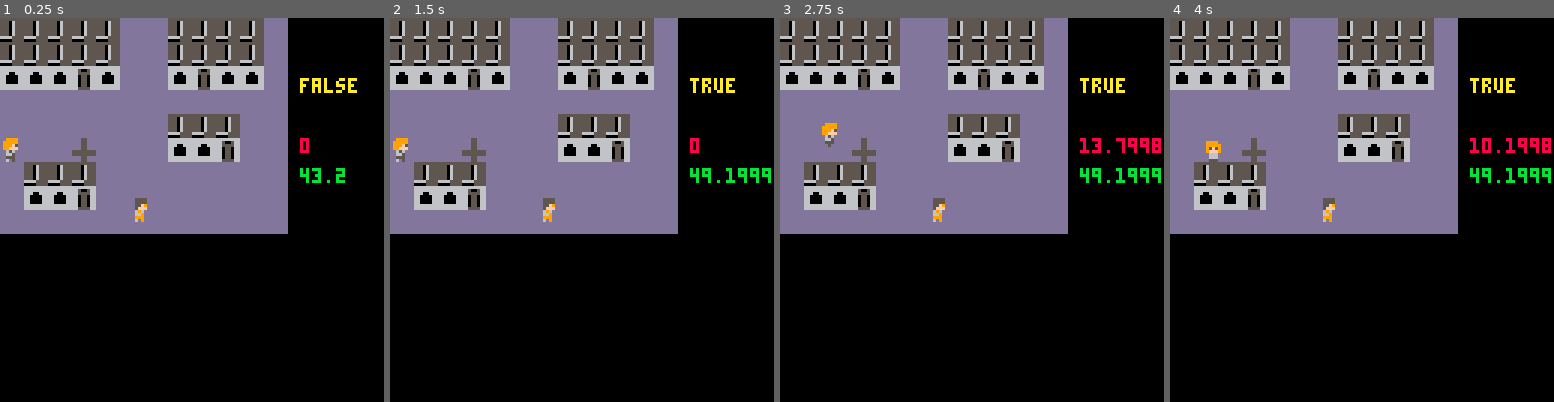
Above: before the commit, frames 1-4 (left to right).
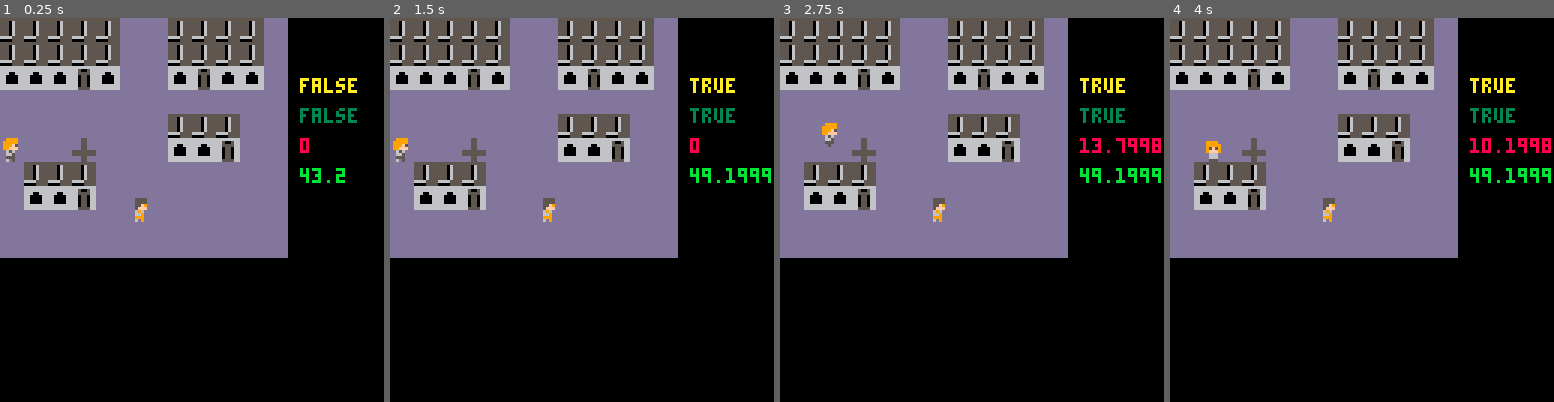
Above: after the commit, the same moments.

Repository: Joe-Gigs/3-color-game-jam
Game: PICO-8 cartridge 3colorjam.p8
Same seed, same stepped clock (60 frames per second), same inputs: the game is played once before the commit and once after it.
Inputs:
- Up to frame 1 (0.25 s): no input
- Up to frame 2 (1.5 s): tap X (X key) at 0.33, 1.07 s; tap O (Z key) at 0.7 s
- Up to frame 3 (2.75 s): hold Right 1.6-2.1 s; tap O (Z key) at 1.7, 2.1, 2.5 s; tap X (X key) at 1.85 s; hold Up 2.15-2.42 s; hold Right from 2.47 s (still down)
- Up to frame 4 (4 s): tap O (Z key) at 2.9, 3.3, 3.7 s; tap X (X key) at 2.97 s; release Right at 3.03 s; hold Left 3.08-3.58 s; hold Down 3.63-3.97 s

The runs differ from the first frame. In frame 1, 5.0% of the frame differs, in the area x 0-93%, y 23-63%; in frame 2, 4.9%; in frame 3, 4.9%; in frame 4, 4.9%.

Commit message:
done for the night

Diff:
--- a/3colorjam.p8
+++ b/3colorjam.p8
@@ -45,8 +45,9 @@
 function _draw()
 	print(player.x, 100, 40, 8)
 	print(npc1.x, 100, 50, 11)
-	--print(npc1.sleep, 100, 30, 3)
+	print(npc1.sleep, 100, 30, 3)
 	print(talk, 100,20, 10)
+
 end
 
 function _update()
@@ -394,8 +395,8 @@
 0582828205050505050505050000000000000000000000000000000000000000000000000000000000000000000000000000000000000000000000000000000000000000000000000000000000000000000000000000000000000000000000000000000000000000000000000000000000000000000000000000000000000000
 0580808105050505050505050000000000000000000000000000000000000000000000000000000000000000000000000000000000000000000000000000000000000000000000000000000000000000000000000000000000000000000000000000000000000000000000000000000000000000000000000000000000000000
 0505050505050505050505050000000000000000000000000000000000000000000000000000000000000000000000000000000000000000000000000000000000000000000000000000000000000000000000000000000000000000000000000000000000000000000000000000000000000000000000000000000000000000
-0000000000000000000000000000000000000000000000000000000000000000000000000000000000000000000000000000000000000000000000000000000000000000000000000000000000000000000000000000000000000000000000000000000000000000000000000000000000000000000000000000000000000000
-0000000000000000000000000000000000000000000000000000000000000000000000000000000000000000000000000000000000000000000000000000000000000000000000000000000000000000000000000000000000000000000000000000000000000000000000000000000000000000000000000000000000000000
+0505050505050505050505050000000000000000000000000000000000000000000000000000000000000000000000000000000000000000000000000000000000000000000000000000000000000000000000000000000000000000000000000000000000000000000000000000000000000000000000000000000000000000
+0404040404040404040404040000000000000000000000000000000000000000000000000000000000000000000000000000000000000000000000000000000000000000000000000000000000000000000000000000000000000000000000000000000000000000000000000000000000000000000000000000000000000000
 0000000000000000000000000000000000000000000000000000000000000000000000000000000000000000000000000000000000000000000000000000000000000000000000000000000000000000000000000000000000000000000000000000000000000000000000000000000000000000000000000000000000000000
 0000000000000000000000000000000000000000000000000000000000000000000000000000000000000000000000000000000000000000000000000000000000000000000000000000000000000000000000000000000000000000000000000000000000000000000000000000000000000000000000000000000000000000
 2727272727270000000000000000000000000000000000000000000000000000000000000000000000000000000000000000000000000000000000000000000000000000000000000000000000000000000000000000000000000000000000000000000000000000000000000000000000000000000000000000000000000000
